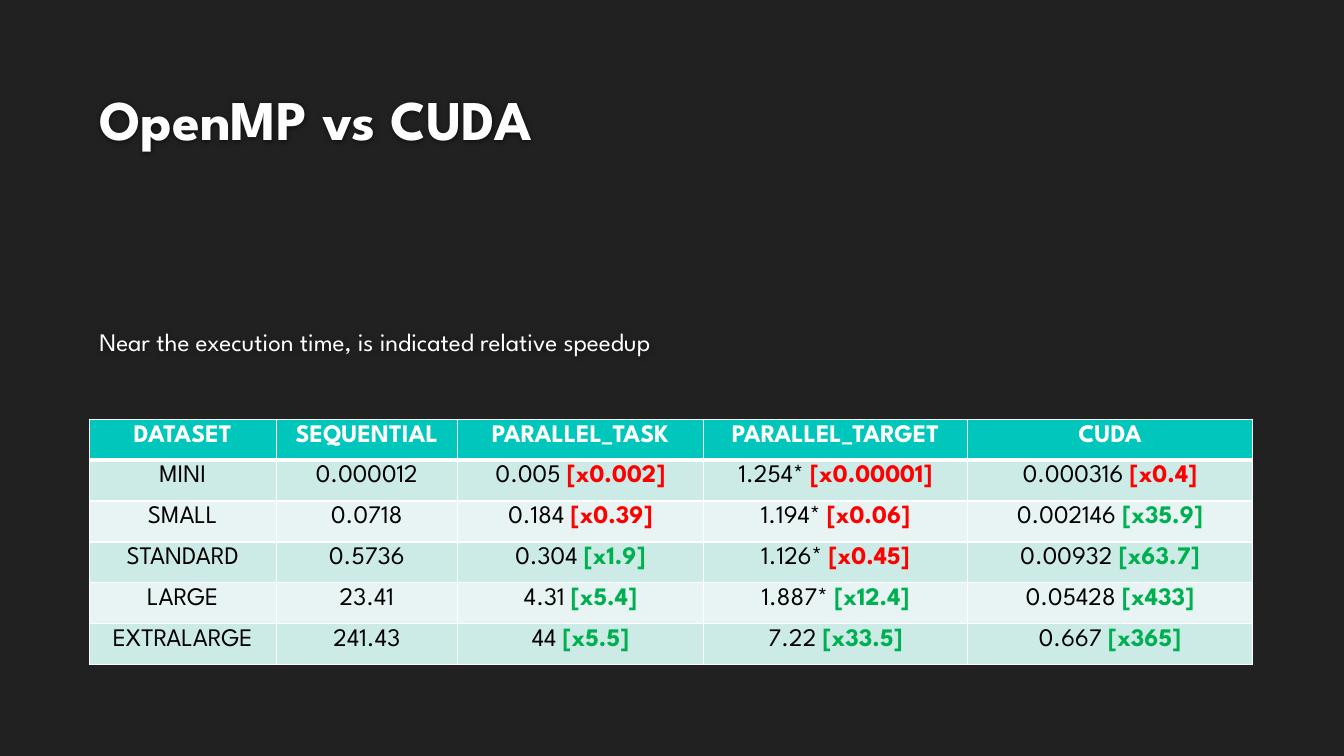
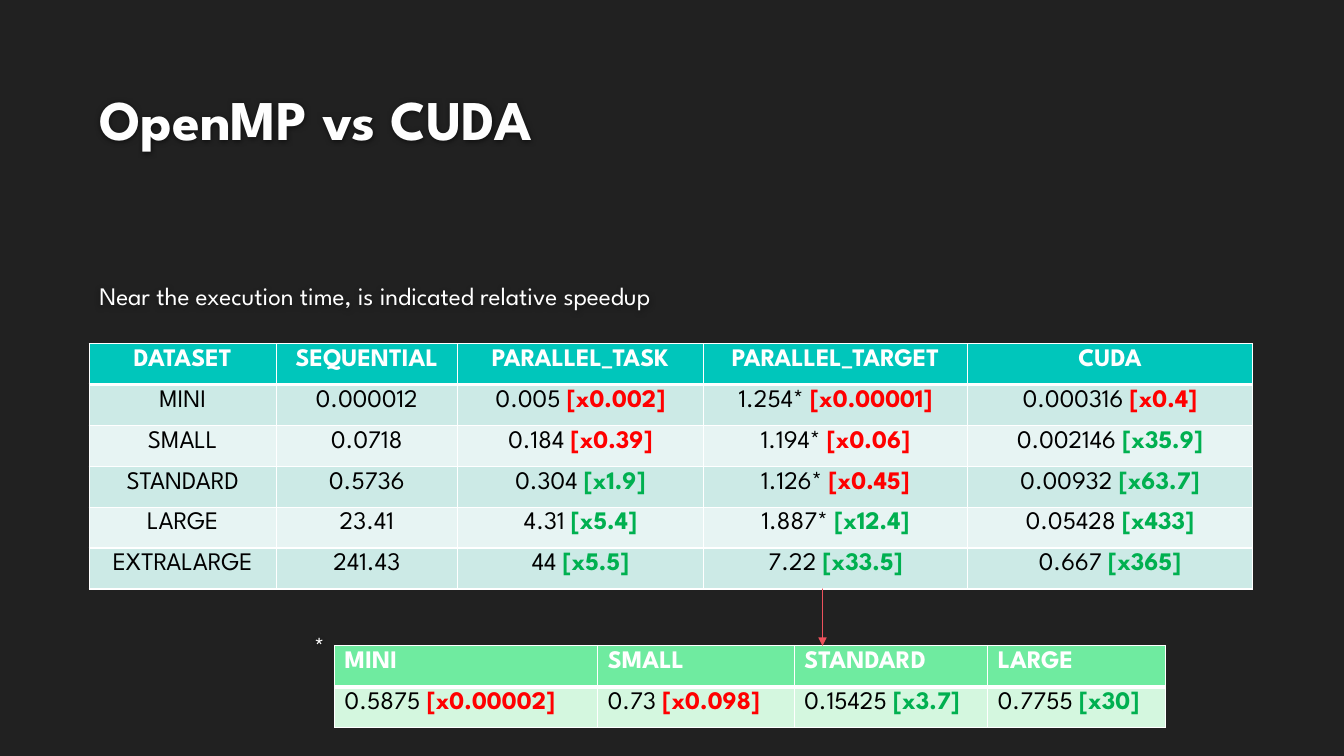
Before and after one commit to magicoderx/hpc-project, a slide deck: slide 15 of Progetto_HPC.pptx (slide 14 before the commit). Drawn at 1344x756 pixels with LibreOffice and Linux fonts; fonts in the diff are those of the drawing; background and template pictures are left out. Boxes give left, top, right and bottom in pixels: in the first picture for what was removed or moved away, otherwise in the second. Text is boxed around its words. In the diff, an @@ line names an element or a change of style, - is before the commit and + after.

```diff
--- a/Progetto_HPC.pptx
+++ b/Progetto_HPC.pptx
@@ text "Near the execution time, is ...": place and size @@
-text "Near the execution time, is ..." at box(99, 333, 651, 357)
+text "Near the execution time, is ..." at box(99, 287, 651, 311)
@@ table: place and size @@
-table at box(90, 419, 1253, 664)
+table at box(90, 344, 1253, 589)
@@ arrow added from (823, 589) to (823, 646), #ED515C 0.75 pt @@
@@ text added at box(304, 612, 382, 681), 18 pt, text #FFFFFF @@
+*
@@ table added at box(335, 646, 1166, 728), 2 rows, 4 columns @@
+MINI | SMALL | STANDARD | LARGE
+0.5875 [x0.00002] | 0.73 [x0.098] | 0.15425 [x3.7] | 0.7755 [x30]
```
Also in this commit, not shown: 4 other slides changed, 1 slide added.
